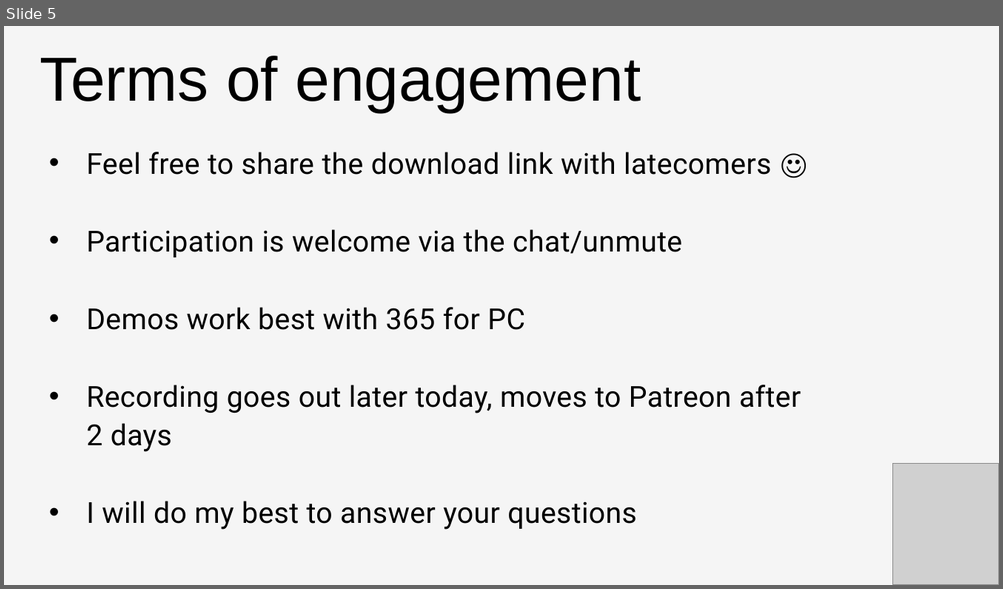
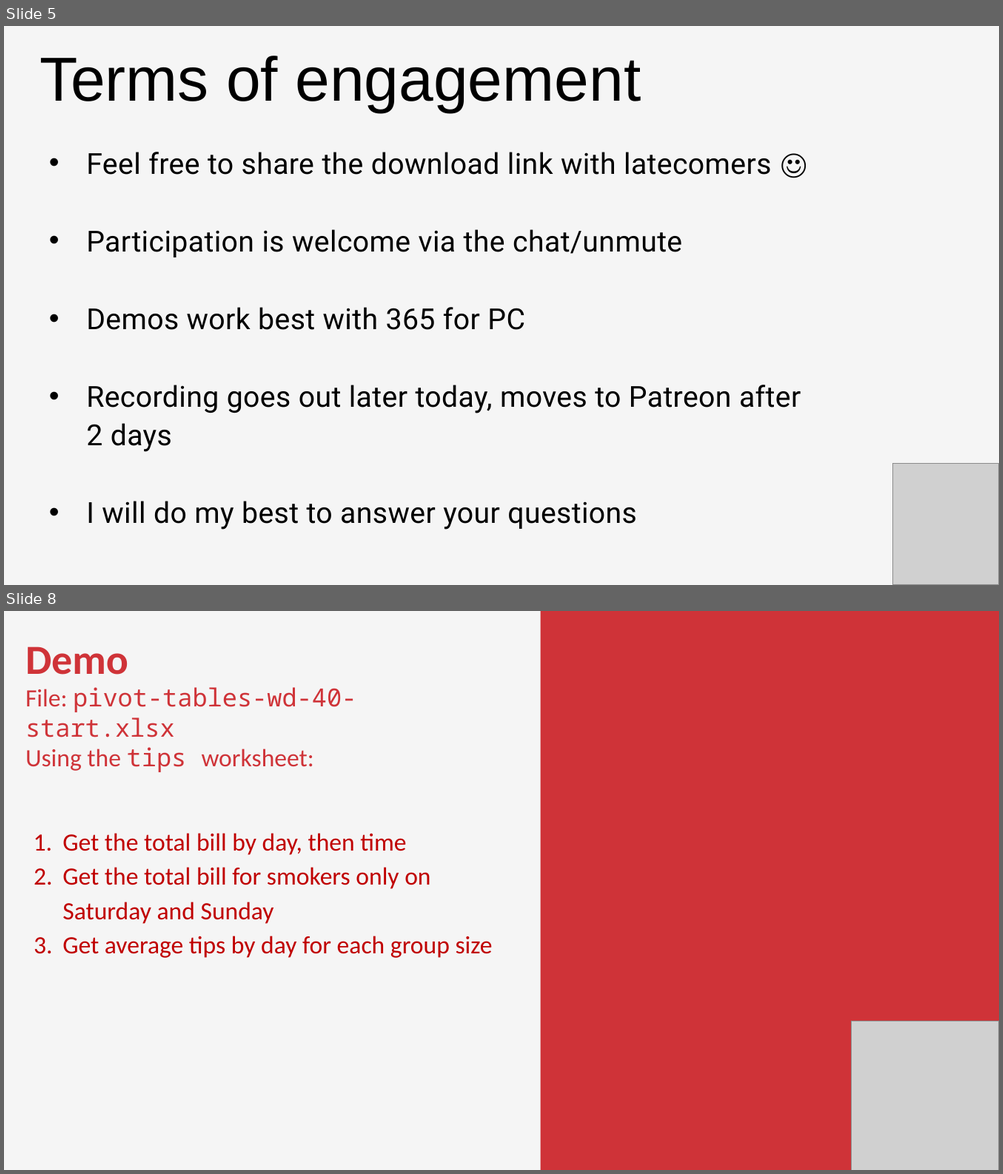
Before and after one commit to stringfestdata/first-steps-pivot-tables-excel, a slide deck: intro-pivot-tables-slides.pptx. Shown one above the other, each under a label of ours: slide 5 before the commit, slides 5 and 8 after it; the slides between them are not shown. The pictures are 1003x589 and 1003x1174 pixels, drawn with LibreOffice and Linux fonts; fonts in the diff are those of the drawing; grey boxes stand for pictures. Boxes give left, top, right and bottom in pixels: in the first picture for what was removed or moved away, otherwise in the second. Text is boxed around its words. In the diff, an @@ line names an element or a change of style, - is before the commit and + after.

```diff
--- a/intro-pivot-tables-slides.pptx
+++ b/intro-pivot-tables-slides.pptx
@@ slide 8 added at [4,611,999,1170], background #F5F5F5 @@
@@ rectangle added at [540,611,999,1170], fill #CF3338 @@
@@ text added at [25,647,492,958], 24 pt, text #C00000 @@
+Demo
+File: pivot-tables-wd-40-start.xlsx
+Using the tips worksheet:
+1. Get the total bill by day, then time
+2. Get the total bill for smokers only on Saturday and Sunday
+3. Get average tips by day for each group size
@@ picture added at [851,1022,999,1170] @@
```
Also in this commit, not shown: 1 slide changed, 8 other slides added, 8 slides removed, 23 other files.
